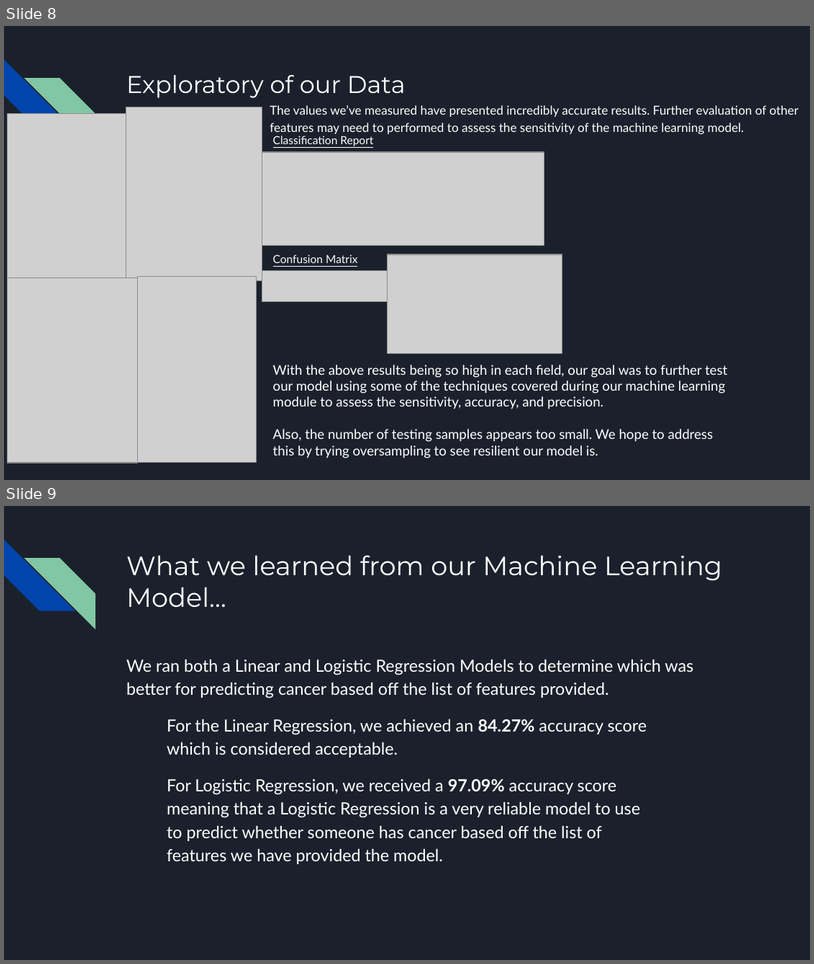
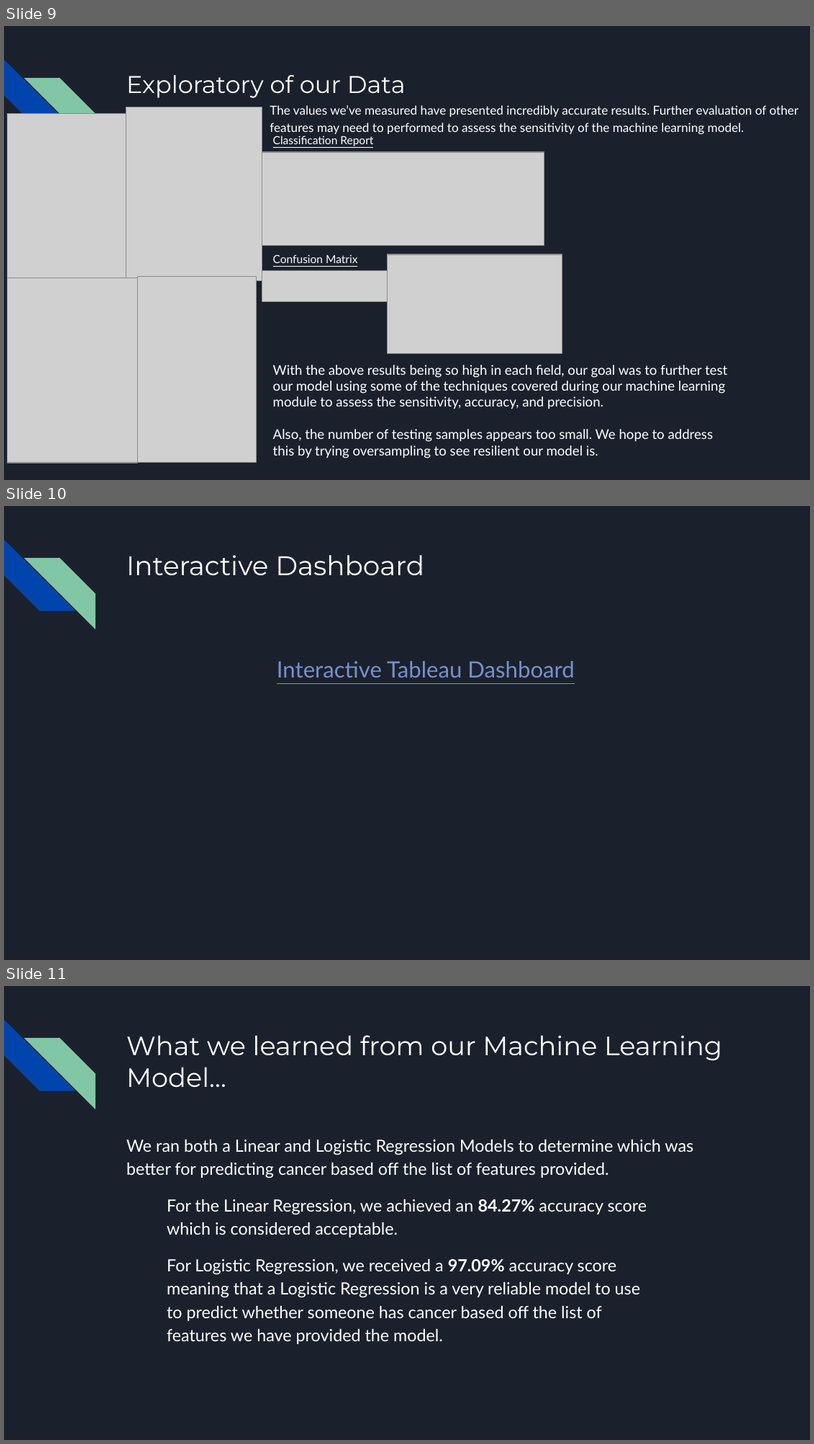
Before and after one commit to brojas12/Group_Project_4, a slide deck: Predicting the Presence of Cancer in Breast Cancer Cells.pptx. Shown one above the other, each under a label of ours: slides 8 and 9 before the commit, slides 9, 10 and 11 after it. The pictures are 814x964 and 814x1444 pixels, drawn with LibreOffice and Linux fonts; fonts in the diff are those of the drawing; grey boxes stand for pictures. Boxes give left, top, right and bottom in pixels: in the first picture for what was removed or moved away, otherwise in the second. Text is boxed around its words. In the diff, an @@ line names an element or a change of style, - is before the commit and + after.

```diff
--- a/Predicting the Presence of Cancer in Breast Cancer Cells.pptx
+++ b/Predicting the Presence of Cancer in Breast Cancer Cells.pptx
@@ slide 10 added at box(4, 506, 810, 960), background #1B212C; not listed: 2 template elements that a slide beside it also shows @@
@@ title added at box(126, 555, 424, 575), 24 pt, text #FFFFFF @@
+Interactive Dashboard
@@ text added at box(277, 661, 574, 677), 20 pt, text #7890CD, underline @@
+Interactive Tableau Dashboard
@@ what was slide 8 is now slide 9 @@
@@ what was slide 9 is now slide 11 @@
```
Also in this commit, not shown: 5 slides changed, 3 other slides added.
